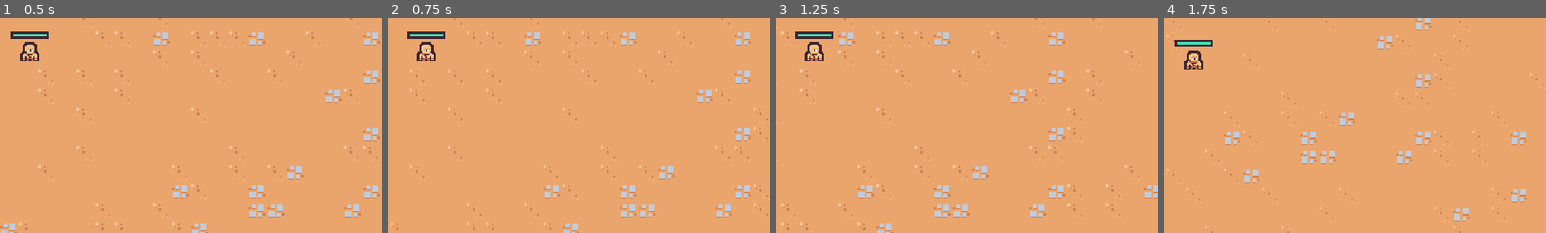
Above: before the commit, frames 1-4 (left to right).
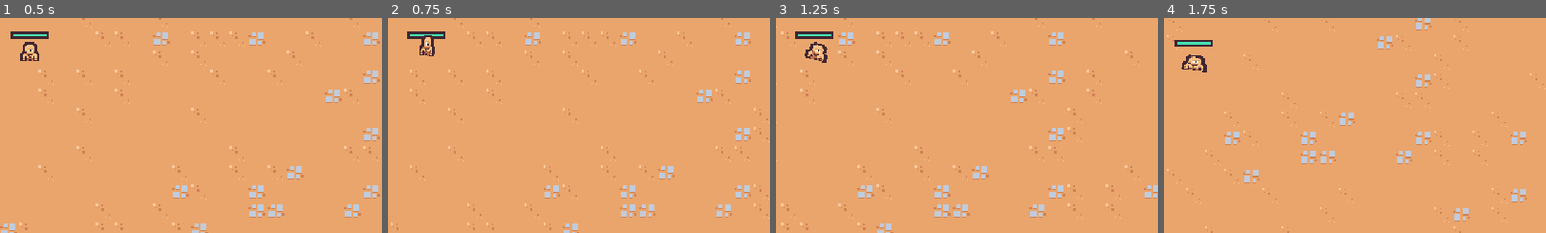
Above: after the commit, the same moments.

Repository: CullsGit/2dsurvivor
Game: Godot game, scene res://scenes/main/main.tscn
The game is run twice, just before and just after one commit, with the same random seed, the same clock (stepped at 60 frames per second) and the same inputs.
Inputs (mouse positions are % of the whole screen's width and height, from its top left):
- Up to frame 1 (0.5 s): no input
- Up to frame 2 (0.75 s): move the mouse to (72, 45) at 0.52 s; press the mouse at (72, 45) at 0.53 s; hold D (move_right) from 0.53 s (still down)
- Up to frame 3 (1.25 s): keep holding D (move_right)
- Up to frame 4 (1.75 s): move the mouse to (30, 55) at 1.27 s; release D (move_right) at 1.28 s; release the mouse at (30, 55) at 1.28 s; hold S (move_down) from 1.28 s (still down); click (30, 55) at 1.35 s
The pictures show only the part of the screen within x 46-96%, y 40-90%; the shares and areas given below are measured in that part.

Frame 1 is identical in both runs. In frame 2, 0.4% of the frame differs, in the area x 7-13%, y 8-20%; in frame 3, 0.3%; in frame 4, 0.4%, in the area x 4-12%, y 15-26%.

Commit message:
add player animation

Diff:
--- a/scenes/game_object/player/player.gd
+++ b/scenes/game_object/player/player.gd
@@ -7,6 +7,8 @@
 @onready var health_component = $HealthComponent
 @onready var health_bar = $HealthBar
 @onready var abilities = $Abilities
+@onready var animation_player = $AnimationPlayer
+@onready var visuals = $Visuals
 
 var number_colliding_bodies = 0
 
@@ -21,14 +23,24 @@
 
 
 func _process(delta: float) -> void:
-		var movement_vector = get_movement_vector()
-		var direction = movement_vector.normalized()
-		var target_velocity = direction * MAX_SPEED
+	var movement_vector = get_movement_vector()
+	var direction = movement_vector.normalized()
+	var target_velocity = direction * MAX_SPEED
 
-		velocity = velocity.lerp(target_velocity, 1 - exp(-delta * ACCELERATION_SMOOTHING))
+	velocity = velocity.lerp(target_velocity, 1 - exp(-delta * ACCELERATION_SMOOTHING))
 
-		move_and_slide()
+	move_and_slide()
 
+	if movement_vector.x != 0 || movement_vector.y != 0:
+		animation_player.play("walk")
+	else:
+		animation_player.play("RESET")
+
+	var move_sign = sign(movement_vector.x)
+	if move_sign == 0:
+		visuals.scale = Vector2.ONE
+	else:
+		visuals.scale = Vector2(move_sign, 1)
 
 func get_movement_vector():
 	var x_movement = Input.get_action_strength("move_right") - Input.get_action_strength("move_left")
--- a/scenes/game_object/player/player.tscn
+++ b/scenes/game_object/player/player.tscn
@@ -1,9 +1,95 @@
-[gd_scene load_steps=10 format=3 uid="uid://c0rnuwnywvr7p"]
+[gd_scene load_steps=13 format=3 uid="uid://c0rnuwnywvr7p"]
 
 [ext_resource type="Texture2D" uid="uid://cdjc3m375lni4" path="res://scenes/game_object/player/player.png" id="1_8afob"]
 [ext_resource type="Script" uid="uid://buoxmsmue1g3k" path="res://scenes/game_object/player/player.gd" id="1_dovo2"]
 [ext_resource type="PackedScene" uid="uid://blyp5kgr4vss" path="res://scenes/ability/sword_ability_controller/sword_ability_controller.tscn" id="2_gmlin"]
 [ext_resource type="PackedScene" uid="uid://bg7gs4wsbt654" path="res://scenes/component/health_component.tscn" id="3_ss5pk"]
+
+[sub_resource type="Animation" id="Animation_ss5pk"]
+resource_name = "walk"
+length = 0.4
+loop_mode = 1
+tracks/0/type = "value"
+tracks/0/imported = false
+tracks/0/enabled = true
+tracks/0/path = NodePath("Visuals/Sprite2D:position")
+tracks/0/interp = 2
+tracks/0/loop_wrap = true
+tracks/0/keys = {
+"times": PackedFloat32Array(0, 0.1, 0.3),
+"transitions": PackedFloat32Array(1, 1, 1),
+"update": 0,
+"values": [Vector2(0, 0), Vector2(0, -5), Vector2(0, 0)]
+}
+tracks/1/type = "value"
+tracks/1/imported = false
+tracks/1/enabled = true
+tracks/1/path = NodePath("Visuals/Sprite2D:rotation")
+tracks/1/interp = 2
+tracks/1/loop_wrap = true
+tracks/1/keys = {
+"times": PackedFloat32Array(0, 0.1, 0.2, 0.4),
+"transitions": PackedFloat32Array(1, 1, 1, 1),
+"update": 0,
+"values": [0.0, -0.261799, 0.261799, 0.0]
+}
+tracks/2/type = "value"
+tracks/2/imported = false
+tracks/2/enabled = true
+tracks/2/path = NodePath("Visuals/Sprite2D:scale")
+tracks/2/interp = 2
+tracks/2/loop_wrap = true
+tracks/2/keys = {
+"times": PackedFloat32Array(0, 0.1, 0.3, 0.4),
+"transitions": PackedFloat32Array(0.784584, 2.63902, 1, 1),
+"update": 0,
+"values": [Vector2(1, 1), Vector2(0.8, 1.1), Vector2(1.5, 0.7), Vector2(1, 1)]
+}
+
+[sub_resource type="Animation" id="Animation_tj6oj"]
+length = 0.001
+tracks/0/type = "value"
+tracks/0/imported = false
+tracks/0/enabled = true
+tracks/0/path = NodePath("Visuals/Sprite2D:position")
+tracks/0/interp = 1
+tracks/0/loop_wrap = true
+tracks/0/keys = {
+"times": PackedFloat32Array(0),
+"transitions": PackedFloat32Array(1),
+"update": 0,
+"values": [Vector2(0, 0)]
+}
+tracks/1/type = "value"
+tracks/1/imported = false
+tracks/1/enabled = true
+tracks/1/path = NodePath("Visuals/Sprite2D:rotation")
+tracks/1/interp = 1
+tracks/1/loop_wrap = true
+tracks/1/keys = {
+"times": PackedFloat32Array(0),
+"transitions": PackedFloat32Array(1),
+"update": 0,
+"values": [0.0]
+}
+tracks/2/type = "value"
+tracks/2/imported = false
+tracks/2/enabled = true
+tracks/2/path = NodePath("Visuals/Sprite2D:scale")
+tracks/2/interp = 1
+tracks/2/loop_wrap = true
+tracks/2/keys = {
+"times": PackedFloat32Array(0),
+"transitions": PackedFloat32Array(1),
+"update": 0,
+"values": [Vector2(1, 1)]
+}
+
+[sub_resource type="AnimationLibrary" id="AnimationLibrary_pknkg"]
+_data = {
+&"RESET": SubResource("Animation_tj6oj"),
+&"walk": SubResource("Animation_ss5pk")
+}
 
 [sub_resource type="StyleBoxFlat" id="StyleBoxFlat_ss5pk"]
 bg_color = Color(0.247059, 0.14902, 0.192157, 1)
@@ -30,6 +116,11 @@
 motion_mode = 1
 script = ExtResource("1_dovo2")
 
+[node name="AnimationPlayer" type="AnimationPlayer" parent="."]
+libraries = {
+&"": SubResource("AnimationLibrary_pknkg")
+}
+
 [node name="HealthComponent" parent="." instance=ExtResource("3_ss5pk")]
 
 [node name="Abilities" type="Node" parent="."]
@@ -54,6 +145,7 @@
 show_percentage = false
 
 [node name="PickupArea2D" type="Area2D" parent="."]
+visible = false
 position = Vector2(0, -5)
 collision_layer = 16
 collision_mask = 0
@@ -61,18 +153,23 @@
 [node name="CollisionShape2D" type="CollisionShape2D" parent="PickupArea2D"]
 shape = SubResource("CircleShape2D_s3670")
 
-[node name="Sprite2D" type="Sprite2D" parent="."]
+[node name="Visuals" type="Node2D" parent="."]
+
+[node name="Sprite2D" type="Sprite2D" parent="Visuals"]
 texture = ExtResource("1_8afob")
 offset = Vector2(0, -8)
 
 [node name="CollisionArea2D" type="Area2D" parent="."]
+visible = false
 position = Vector2(0, -7)
 collision_layer = 0
 collision_mask = 8
 
 [node name="CollisionShape2D" type="CollisionShape2D" parent="CollisionArea2D"]
+visible = false
 shape = SubResource("CircleShape2D_ss5pk")
 
 [node name="CollisionShape2D" type="CollisionShape2D" parent="."]
+visible = false
 position = Vector2(0, -5)
 shape = SubResource("CircleShape2D_dovo2")
